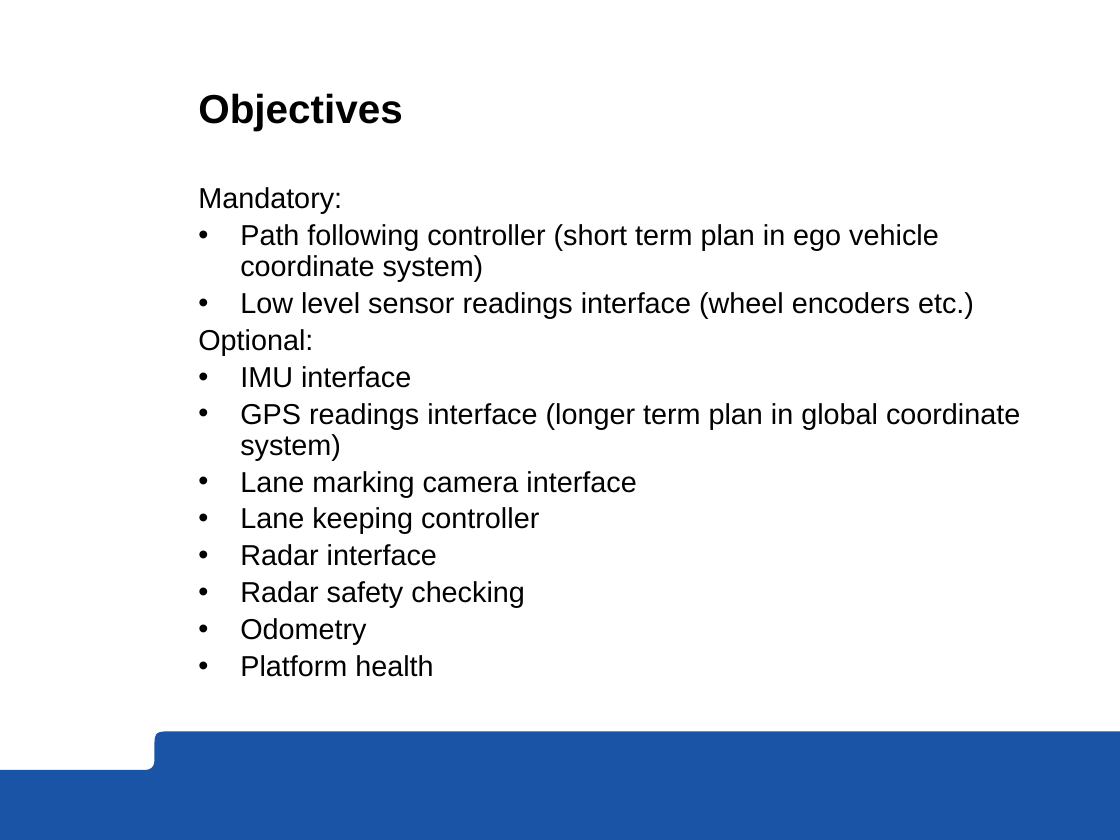
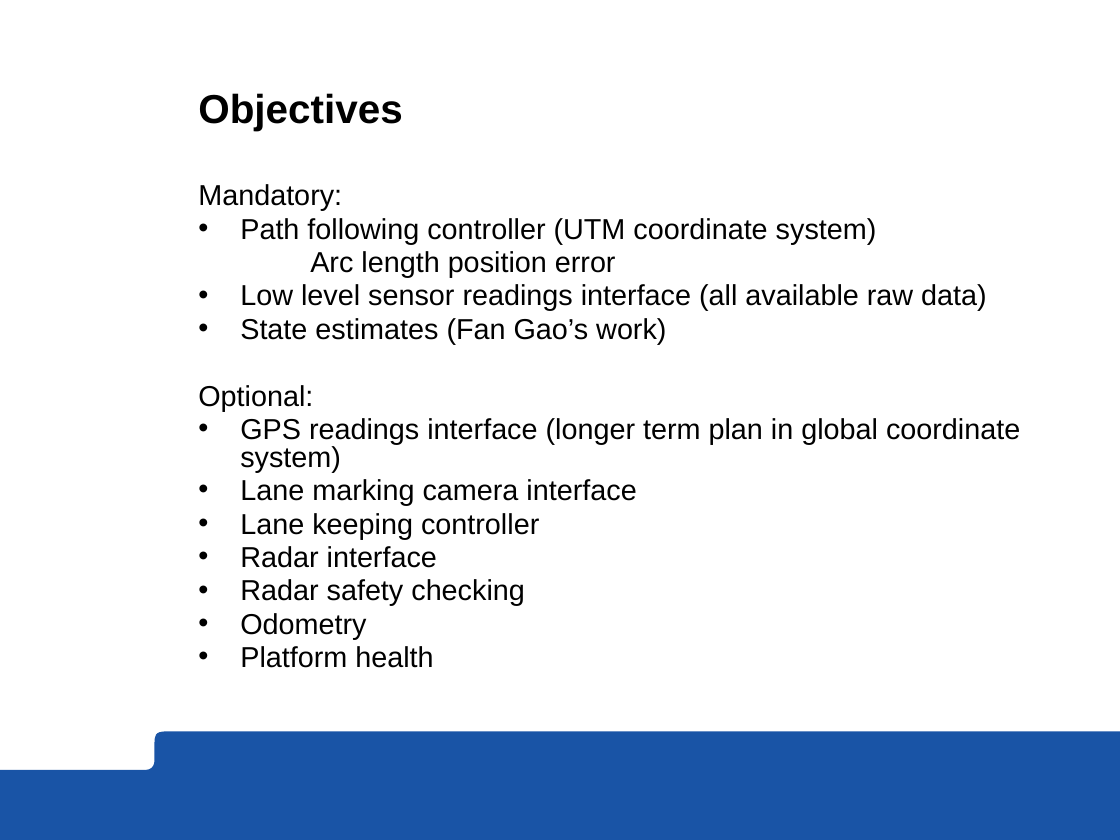
Before and after one commit to ecward/RCV_course, a slide deck: slide 3 of Proposal/ProposalLarsRui/projectProposalLarsRui.pptx. Drawn at 1120x840 pixels with LibreOffice and Linux fonts; fonts in the diff are those of the drawing; background and template pictures are left out. Boxes give left, top, right and bottom in pixels: in the first picture for what was removed or moved away, otherwise in the second. Text is boxed around its words. In the diff, an @@ line names an element or a change of style, - is before the commit and + after.

Commit message:
Updated objectives

```diff
--- a/Proposal/ProposalLarsRui/projectProposalLarsRui.pptx
+++ b/Proposal/ProposalLarsRui/projectProposalLarsRui.pptx
@@ text at (198,184,1020,668): line spacing 0.9 to 0.8 @@
@@ text at (240,218,987,344): text changed @@
-• Path following controller (short term plan in ego vehicle coordinate system)
-• Low level sensor readings interface (wheel encoders etc.)
+• Path following controller (UTM coordinate system)
+Arc length position error
+• Low level sensor readings interface (all available raw data)
+• State estimates (Fan Gao’s work)
@@ text at (240,366,411,388): paragraph removed @@
-• IMU interface
```
